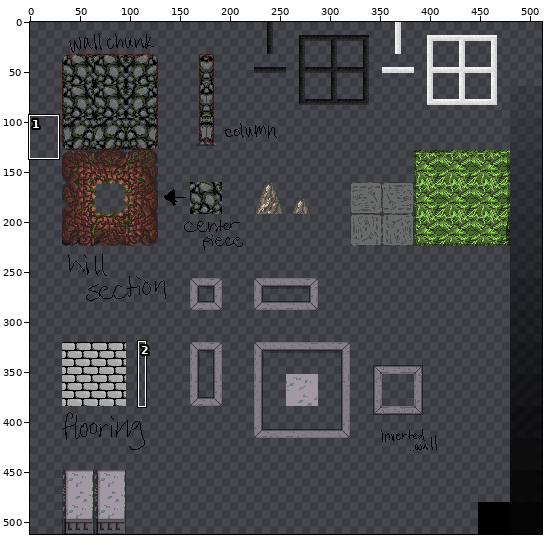
Two states of a sprite sheet, background/images/bg_tilesetv2.png. Above, an overview of the earlier version with the close-up marked.
Close-up. As it was:
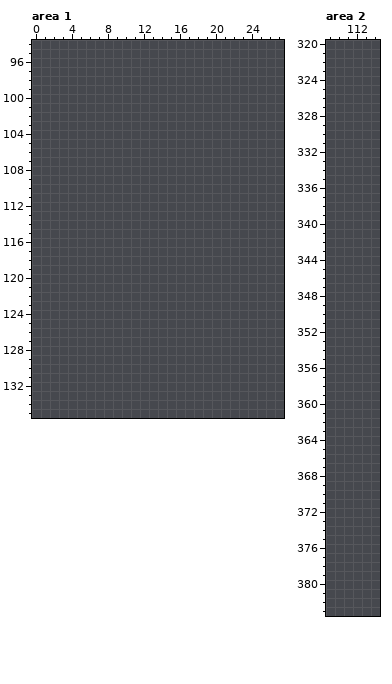
The file is 512x512 pixels. Pixels under 10% opacity are left out. Colours within 5 levels of each other are drawn and written as one. Shown: area 1: x 0..27, y 94..135; area 2: x 109..114, y 320..383.
And afterwards:
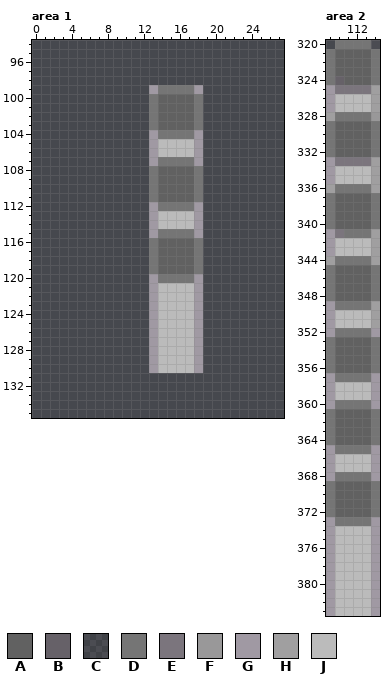
Palette (. is transparent): A #616161  B #666168  C #7171711b  D #757575  E #7b757d  F #999899  G #a099a3  H #a09fa0  J #bbbbbb
Message: Prison bars
From old to new:
Area 1:
y 99: x 13..18 ...... -> GDDDDG
y 100..103: x 13..18 ...... -> DAAAAD
y 104: x 13..18 ...... -> GDDDDG
y 105..106: x 13..18 ...... -> GJJJJG
y 107: x 13..18 ...... -> GDDDDG
y 108..111: x 13..18 ...... -> DAAAAD
y 112: x 13..18 ...... -> GDDDDG
y 113..114: x 13..18 ...... -> GJJJJG
y 115: x 13..18 ...... -> GDDDDG
y 116..119: x 13..18 ...... -> DAAAAD
y 120: x 13..18 ...... -> GDDDDG
y 121..130: x 13..18 ...... -> GJJJJG
Area 2:
y 320: x 110..114 ..... -> DDDDC
y 321..323: x 109..114 ...... -> DAAAAD
y 324: x 109..114 ...... -> DBAAAD
y 325: x 109..114 ...... -> GEEEEH
y 326..327: x 109..114 ...... -> GJJJJH
y 328: x 109..114 ...... -> HDDDDF
y 329..332: x 109..114 ...... -> DAAAAD
y 333: x 109..114 ...... -> GEEEEH
y 334..335: x 109..114 ...... -> GJJJJH
y 336: x 109..114 ...... -> HDDDDH
y 337..340: x 109..114 ...... -> DAAAAD
y 341: x 109..114 ...... -> GEDDDH
y 342..343: x 109..114 ...... -> GJJJJH
y 344: x 109..114 ...... -> HDDDDH
y 345..348: x 109..114 ...... -> DAAAAD
y 349: x 109..114 ...... -> GDDDDH
y 350..351: x 109..114 ...... -> GJJJJH
y 352: x 109..114 ...... -> GDDDDG
y 353..356: x 109..114 ...... -> DAAAAD
y 357: x 109..114 ...... -> GDDDDG
y 358..359: x 109..114 ...... -> GJJJJG
y 360: x 109..114 ...... -> GDDDDG
y 361..364: x 109..114 ...... -> DAAAAD
y 365: x 109..114 ...... -> GDDDDG
y 366..367: x 109..114 ...... -> GJJJJG
y 368: x 109..114 ...... -> GDDDDG
y 369..372: x 109..114 ...... -> DAAAAD
y 373: x 109..114 ...... -> GDDDDG
y 374..383: x 109..114 ...... -> GJJJJG
Boxes around the changes in both close-ups, in picture pixels (x1, y1, x2, y2):
added: (149, 85, 203, 373)
added: (326, 40, 380, 616)
